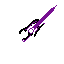
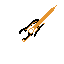
The second 64px x 64px image is a revision of the first. Changes to its layers:
added layer "Copie de Copie de Copie de Calque" (overlay, 98%) above "Copie de Copie de Calque" over [23,19,44,40]
painted on "Copie de Copie de Calque" over [23,19,44,40]
painted on "Calque #1" over [22,5,57,42]
